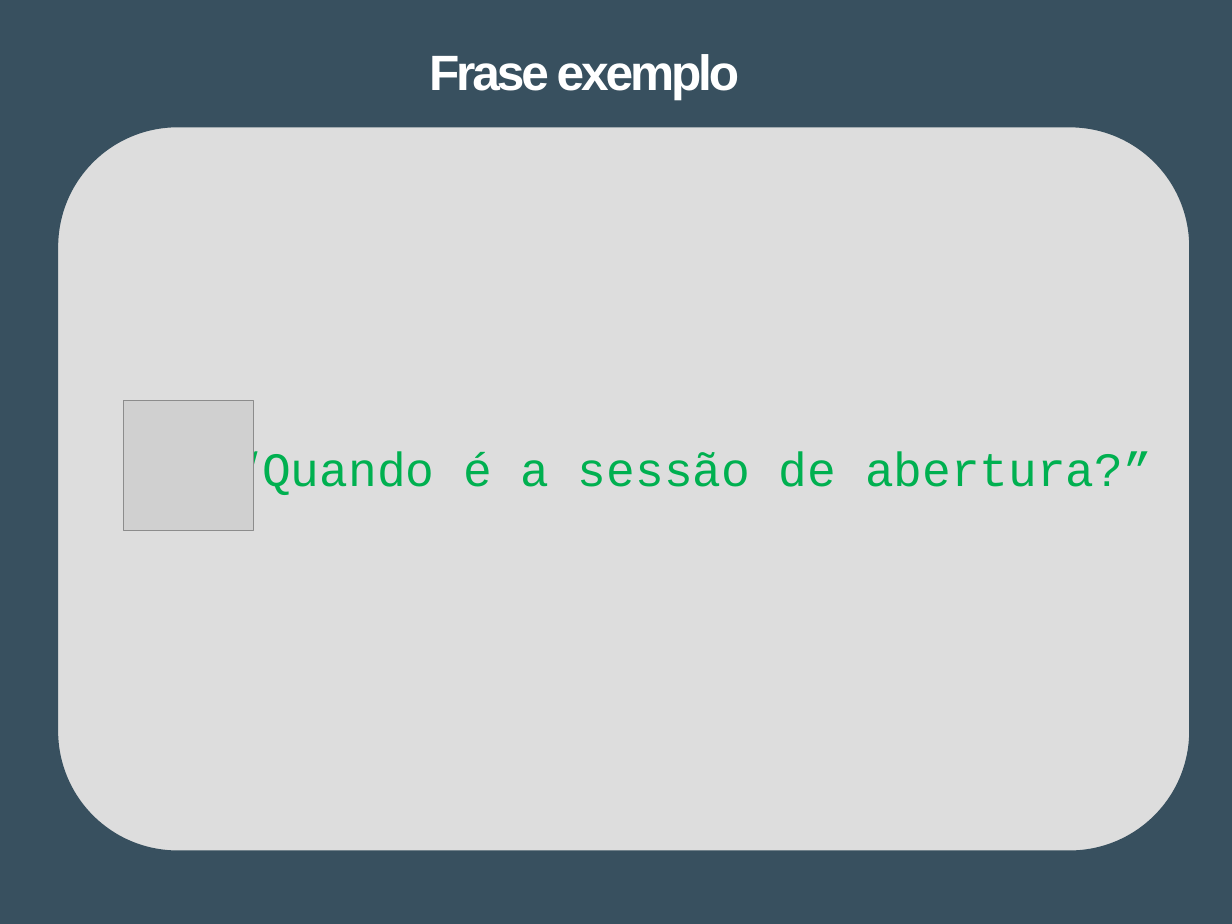
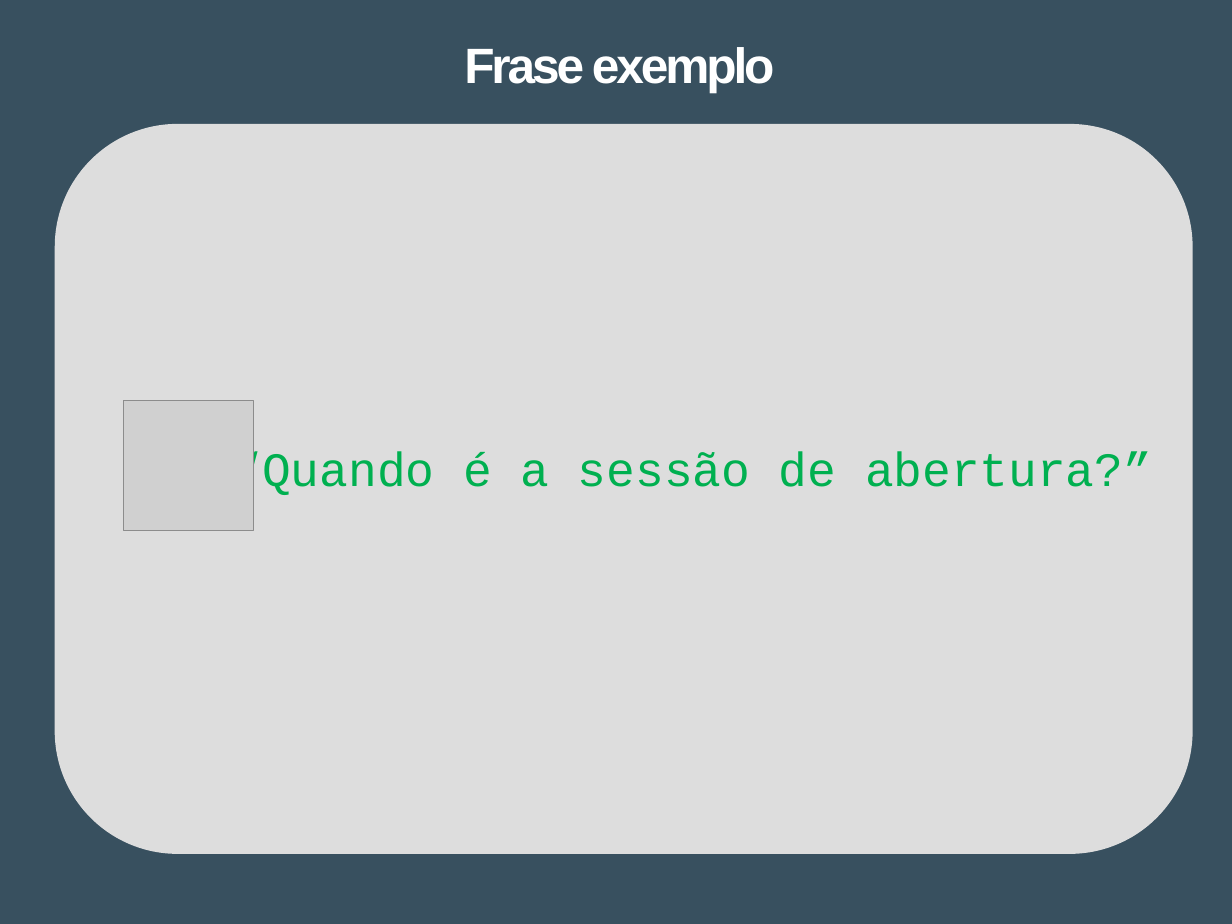
Before and after one commit to Tibblue/PLC, a slide deck: slide 5 of LEI/apresentações/checkpoint2/apresLEI_grupo47.pptx. Drawn at 1232x924 pixels with LibreOffice and Linux fonts; fonts in the diff are those of the drawing; grey boxes stand for pictures. Boxes give left, top, right and bottom in pixels: in the first picture for what was removed or moved away, otherwise in the second. Text is boxed around its words. In the diff, an @@ line names an element or a change of style, - is before the commit and + after.

```diff
--- a/LEI/apresentações/checkpoint2/apresLEI_grupo47.pptx
+++ b/LEI/apresentações/checkpoint2/apresLEI_grupo47.pptx
@@ title "Frase exemplo" moved from (x1=429, y1=54, x2=740, y2=100) to (x1=464, y1=47, x2=775, y2=92) @@
@@ rounded rectangle at (x1=57, y1=126, x2=1191, y2=853): outline #38505F 2 pt to #DDDDDD 2 pt @@
```
Also in this commit, not shown: 15 other slides changed, 2 slides removed.
